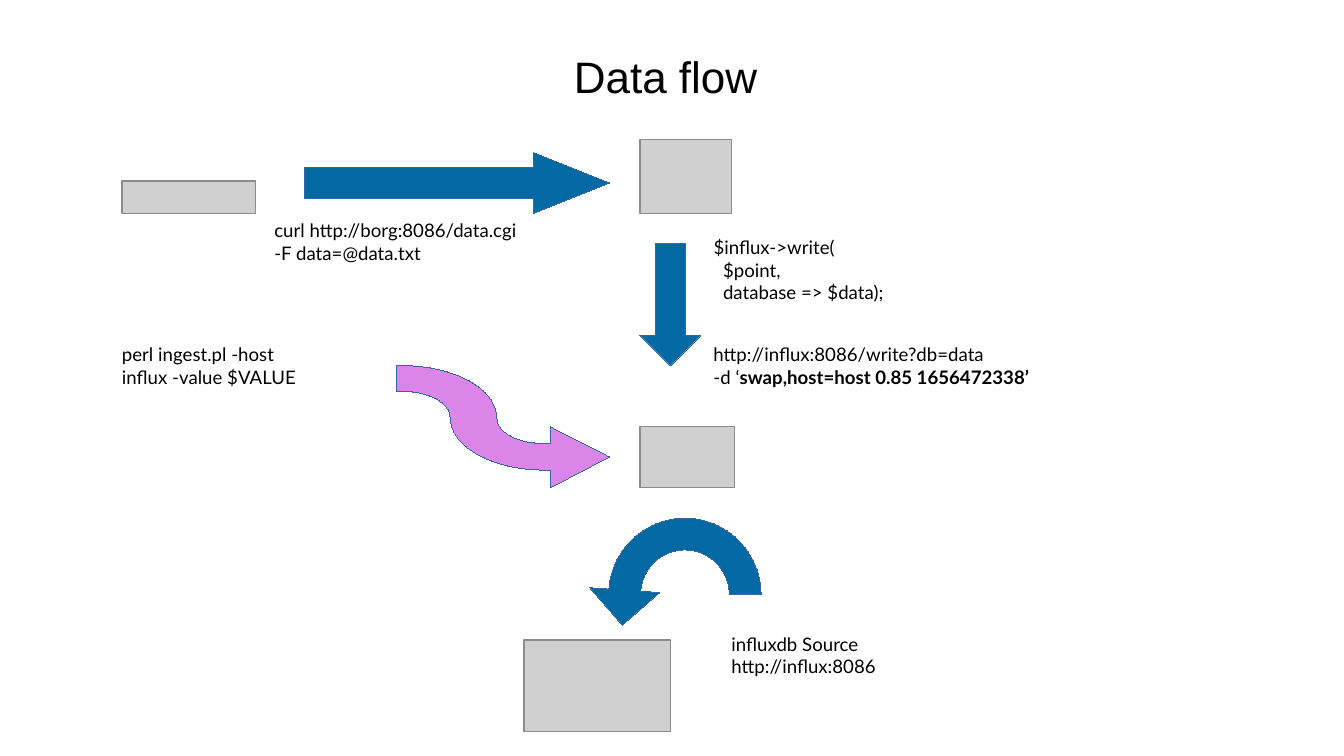
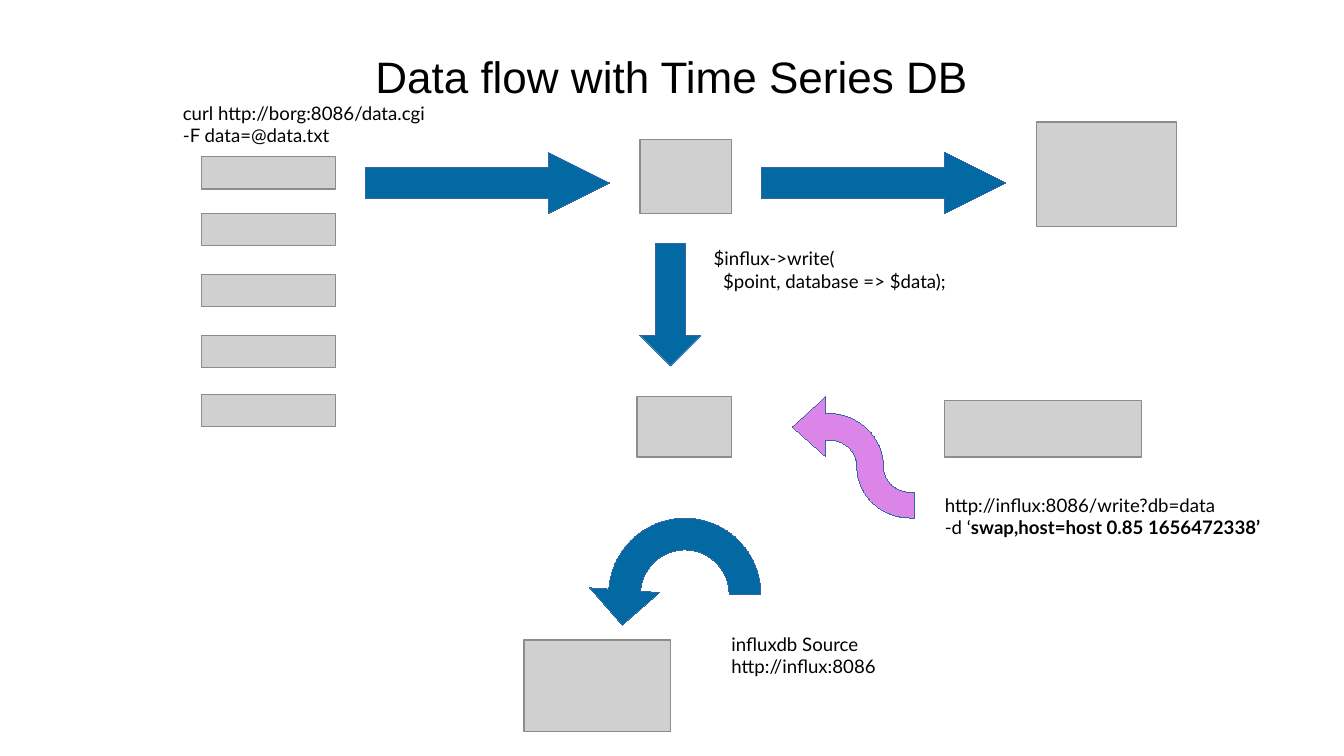
Before and after one commit to sergueik/springboot_study, a slide deck: slide 1 of basic-influxdb/data flow.odp. Drawn at 1344x756 pixels with LibreOffice and Linux fonts; fonts in the diff are those of the drawing; grey boxes stand for pictures. Boxes give left, top, right and bottom in pixels: in the first picture for what was removed or moved away, otherwise in the second. Text is boxed around its words. In the diff, an @@ line names an element or a change of style, - is before the commit and + after.

Commit message:
intermediate revision - updated presentation, and documentation on using vendor iflux images

```diff
--- a/basic-influxdb/data flow.odp
+++ b/basic-influxdb/data flow.odp
@@ title at [375,61,967,94]: text changed @@
-Data flow
+Data flow with Time Series DB
@@ text "curl http://borg:8086/data.cgi": place and size @@
-text "curl http://borg:8086/data.cgi" at [274,223,517,263]
+text "curl http://borg:8086/data.cgi" at [183,106,425,145]
@@ picture added at [1037,122,1177,227] @@
@@ picture: place and size @@
-picture at [122,181,256,213]
+picture at [201,157,335,190]
@@ right arrow: place and size @@
-right arrow at [305,152,610,213]
+right arrow at [366,152,610,213]
@@ right arrow at [366,152,610,213]: proportions changed @@
@@ right arrow added at [762,152,1006,213], fill #0369A3, outline #3465A4 0 pt @@
@@ picture added at [201,213,335,246] @@
@@ text "$influx->write(" rewrapped from [714,238,883,302] to [714,250,946,292] @@
@@ picture added at [201,274,335,307] @@
@@ text removed at [122,347,296,386] @@
-perl ingest.pl -host
-influx -value $VALUE
@@ picture added at [201,335,335,368] @@
@@ freeform shape removed at [396,366,610,488] @@
@@ picture added at [201,394,335,427] @@
@@ picture: place and size @@
-picture at [640,427,735,488]
+picture at [637,396,732,457]
@@ freeform shape added at [793,396,915,518], fill #DC85E9, outline #3465A4 0 pt @@
@@ picture added at [945,400,1143,457] @@
@@ text "http://influx:8086/write?db=data -d ‘swap,host=host 0.85 165 ...": place and size @@
-text "http://influx:8086/write?db=data -d ‘swap,host=host 0.85 165 ..." at [713,347,1029,387]
+text "http://influx:8086/write?db=data -d ‘swap,host=host 0.85 165 ..." at [945,498,1260,537]
```
Also in this commit, not shown: 3 other slides changed, 1 slide added, 12 other files.
